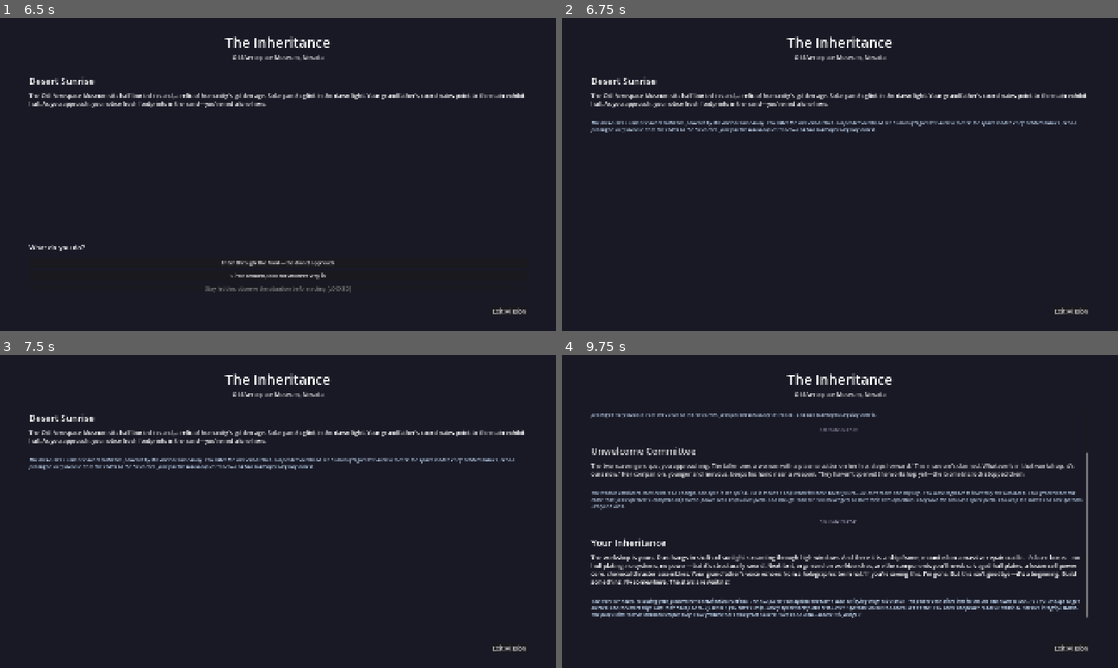
Above: before the commit, frames 1-4 (two rows, left to right).
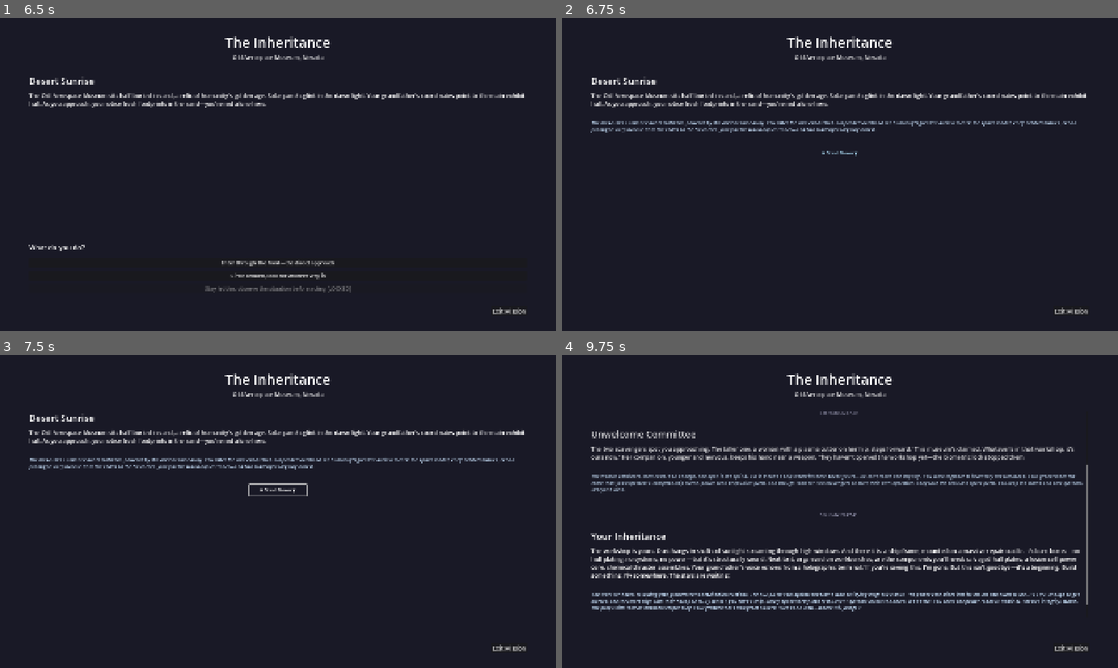
Above: after the commit, the same moments.

Repository: sethshoultes/space-adventures
Game: Godot game, scene res://scenes/main_menu.tscn
The game is run twice, just before and just after one commit, with the same random seed, the same clock (stepped at 60 frames per second) and the same inputs.
Inputs (mouse positions are in pixels of both pictures, inside the frame that each line leads up to):
- Up to frame 1 (6.5 s): click "Test AI Chat" at 0.5 s; click "Test Mission Generation" at 1.25 s; click "Test Dialogue Generation" at 2 s; click "Test Hull System" at 2.75 s; click "Test Power Core System" at 3.5 s; click "Test Propulsion System" at 4.25 s; click "OPEN WORKSHOP" at 5 s; click "MISSIONS" at 5.75 s
- Up to frame 2 (6.75 s): click "Enter through the front—the d…" at 6.5 s
- Up to frame 3 (7.5 s): click (278, 489) at 7.25 s, where only the run after the commit has a clickable "▼ Scroll Down ▼"
- Up to frame 4 (9.75 s): click "Offer to split the salvage 50…" at 8 s; click (840, 592) at 8.75 s, where only the run after the commit has a clickable "▼ Scroll Down ▼"; click "Begin installing the basic sy…" at 9.5 s

Frame 1 is identical in both runs. In frame 2, less than 0.1% of the frame differs, in the area x 46-54%, y 42-45%; in frame 3, 0.2%; in frame 4, 15%, in the area x 5-95%, y 18-84%.

Commit message:
feat: Implement manual scroll pacing system for mission narrative
Replaced auto-scroll behavior with manual player-controlled pacing for better
reading experience and player agency.

New Flow:
1. Player makes choice
2. Result text appears (italicized consequence)
3. Inline scroll indicator appears: "▼ Scroll Down ▼"
4. Stardate separator immediately visible
5. Next stage content loaded below (off-screen)
6. Player scrolls manually when ready:
   - Click scroll indicator button
   - Use mouse wheel
   - Press down arrow key

Features:
- Scroll indicator button (blue text, flat style, centered)
- Smooth 0.5s scroll animation when clicked
- Indicator disappears when scrolled past (100px threshold)
- Keyboard support (down arrow key)
- Scroll monitoring system auto-hides indicator

Removed:
- Auto-scroll from _load_current_stage() (line 135)
- Auto-scroll from _append_result_to_log() (line 163)

Added Functions:
- _add_scroll_indicator() - Create inline button after result
- _on_scroll_indicator_pressed() - Smooth scroll to next stage
- _start_scroll_monitoring() - Monitor scroll position
- _on_scroll_changed() - Hide indicator when scrolled past
- _hide_scroll_indicator() - Remove indicator from UI
- _input() - Handle keyboard down arrow

Benefits:
- Player controls reading pace (no rushed auto-scrolls)
- Can re-read result text before continuing
- Clear visual indicator for more content
- Multiple interaction methods (click/scroll/keyboard)
- Indicator auto-hides when scrolled past

Testing:
- Launch tutorial mission "The Inheritance"
- Make a choice and verify result appears
- Verify scroll indicator appears below result
- Test button click scrolls smoothly
- Test mouse wheel scrolling
- Test down arrow key scrolling
- Verify indicator disappears after scrolling

🤖 Generated with [Claude Code](https://claude.com/claude-code)

Co-Authored-By: Claude <noreply@anthropic.com>

Diff:
--- a/godot/scripts/ui/mission.gd
+++ b/godot/scripts/ui/mission.gd
@@ -27,6 +27,7 @@
 var stage_count: int = 0  # For stardate generation
 var base_stardate: float = 2247.05  # Starting stardate
 var is_first_stage: bool = true  # First stage has no separator
+var scroll_indicator: Button = null  # Manual scroll button indicator
 
 func _ready() -> void:
 	print("Mission scene initialized - Scrolling narrative log mode")
@@ -130,12 +131,11 @@
 	# Add to narrative log
 	narrative_log.add_child(stage_entry)
 
-	# Auto-scroll to bottom after short delay (let layout update)
+	# No auto-scroll - let player control pacing
 	await get_tree().process_frame
-	narrative_scroll.scroll_vertical = narrative_scroll.get_v_scroll_bar().max_value
 
 func _append_result_to_log(result_message: String) -> void:
-	"""Append result text to the last stage entry"""
+	"""Append result text to the last stage entry and show scroll indicator"""
 
 	if result_message == "":
 		return
@@ -158,9 +158,11 @@
 	result_label.text = "[i]%s[/i]" % result_message
 	last_entry.add_child(result_label)
 
-	# Auto-scroll to bottom
+	# Add scroll indicator inline
+	_add_scroll_indicator(last_entry)
+
+	# No auto-scroll - let player control pacing
 	await get_tree().process_frame
-	narrative_scroll.scroll_vertical = narrative_scroll.get_v_scroll_bar().max_value
 
 func _dim_previous_stages() -> void:
 	"""Dim all stages except the last one to 80% opacity"""
@@ -488,6 +490,98 @@
 	# Return to workshop (where missions are launched from)
 	get_tree().change_scene_to_file("res://scenes/workshop.tscn")
 
+## Manual Scroll Pacing System
+
+func _add_scroll_indicator(parent: VBoxContainer) -> void:
+	"""Add inline scroll indicator button after result text"""
+
+	# Remove previous indicator if it exists
+	if scroll_indicator != null and is_instance_valid(scroll_indicator):
+		scroll_indicator.queue_free()
+		scroll_indicator = null
+
+	# Add spacing
+	var spacer = Control.new()
+	spacer.custom_minimum_size = Vector2(0, 20)
+	parent.add_child(spacer)
+
+	# Create scroll indicator button
+	scroll_indicator = Button.new()
+	scroll_indicator.text = "▼ Scroll Down ▼"
+	scroll_indicator.add_theme_font_size_override("font_size", 16)
+	scroll_indicator.add_theme_color_override("font_color", Color(0.7, 0.9, 1.0, 1.0))
+	scroll_indicator.add_theme_color_override("font_hover_color", Color(1.0, 1.0, 1.0, 1.0))
+	scroll_indicator.flat = true
+	scroll_indicator.custom_minimum_size = Vector2(200, 40)
+	scroll_indicator.size_flags_horizontal = Control.SIZE_SHRINK_CENTER
+
+	# Connect button click
+	scroll_indicator.pressed.connect(_on_scroll_indicator_pressed)
+
+	# Add to parent
+	parent.add_child(scroll_indicator)
+
+	# Monitor scroll to hide indicator when scrolled past
+	_start_scroll_monitoring()
+
+func _on_scroll_indicator_pressed() -> void:
+	"""Scroll to next stage when indicator button is clicked"""
+
+	# Smooth scroll to bottom
+	var tween = create_tween()
+	tween.set_ease(Tween.EASE_OUT)
+	tween.set_trans(Tween.TRANS_CUBIC)
+	tween.tween_property(narrative_scroll, "scroll_vertical",
+		narrative_scroll.get_v_scroll_bar().max_value, 0.5)
+
+	# Hide indicator after scroll
+	await tween.finished
+	_hide_scroll_indicator()
+
+func _start_scroll_monitoring() -> void:
+	"""Monitor scroll position to hide indicator when scrolled past"""
+
+	if scroll_indicator == null or not is_instance_valid(scroll_indicator):
+		return
+
+	# Connect to scroll bar changes
+	var scroll_bar = narrative_scroll.get_v_scroll_bar()
+	if not scroll_bar.value_changed.is_connected(_on_scroll_changed):
+		scroll_bar.value_changed.connect(_on_scroll_changed)
+
+func _on_scroll_changed(value: float) -> void:
+	"""Hide scroll indicator when player scrolls past it"""
+
+	if scroll_indicator == null or not is_instance_valid(scroll_indicator):
+		return
+
+	# Get scroll indicator position
+	var indicator_pos = scroll_indicator.global_position.y
+	var scroll_bottom = narrative_scroll.global_position.y + narrative_scroll.size.y
+
+	# Hide if indicator is above visible area (scrolled past)
+	if indicator_pos < scroll_bottom - 100:  # 100px threshold
+		_hide_scroll_indicator()
+
+func _hide_scroll_indicator() -> void:
+	"""Remove scroll indicator from UI"""
+
+	if scroll_indicator != null and is_instance_valid(scroll_indicator):
+		scroll_indicator.queue_free()
+		scroll_indicator = null
+
+func _input(event: InputEvent) -> void:
+	"""Handle keyboard input for manual scrolling"""
+
+	# Only handle when indicator is visible
+	if scroll_indicator == null or not is_instance_valid(scroll_indicator):
+		return
+
+	# Down arrow key triggers scroll
+	if event.is_action_pressed("ui_down"):
+		_on_scroll_indicator_pressed()
+		accept_event()  # Consume the event
+
 ## AI Interjection System
 
 func _check_ai_interjections(stage: Dictionary) -> void:
